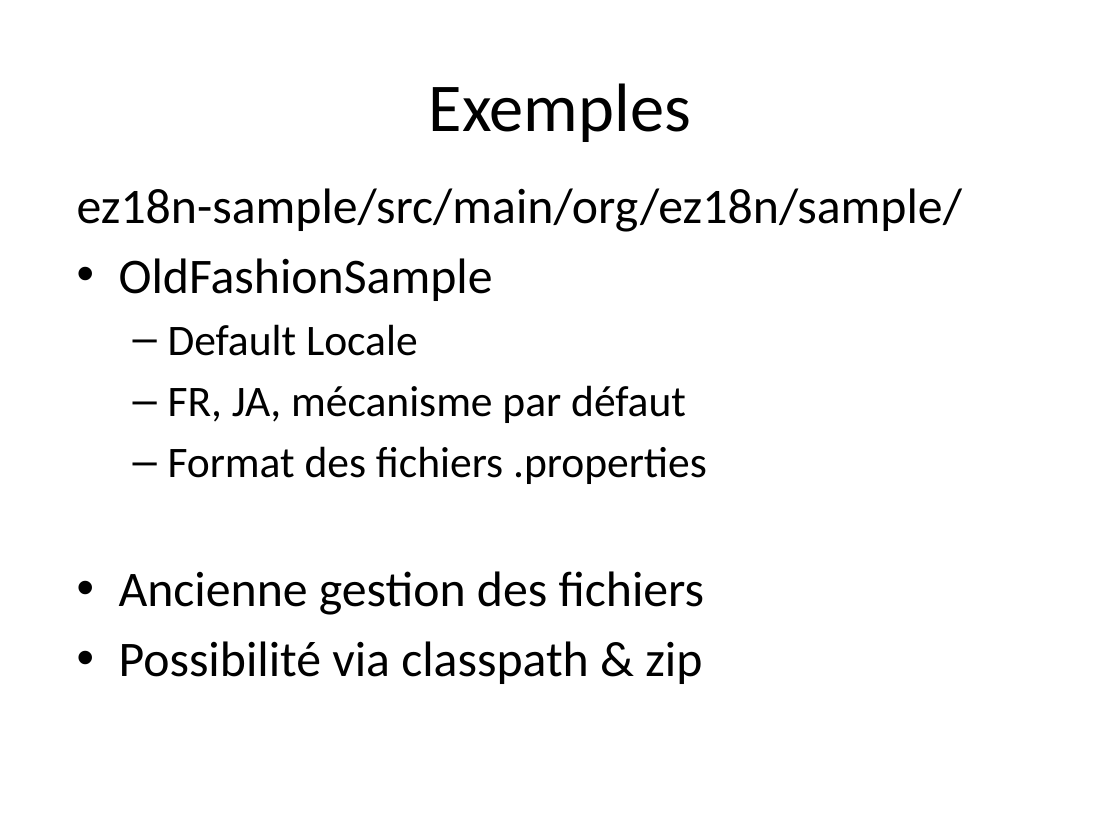
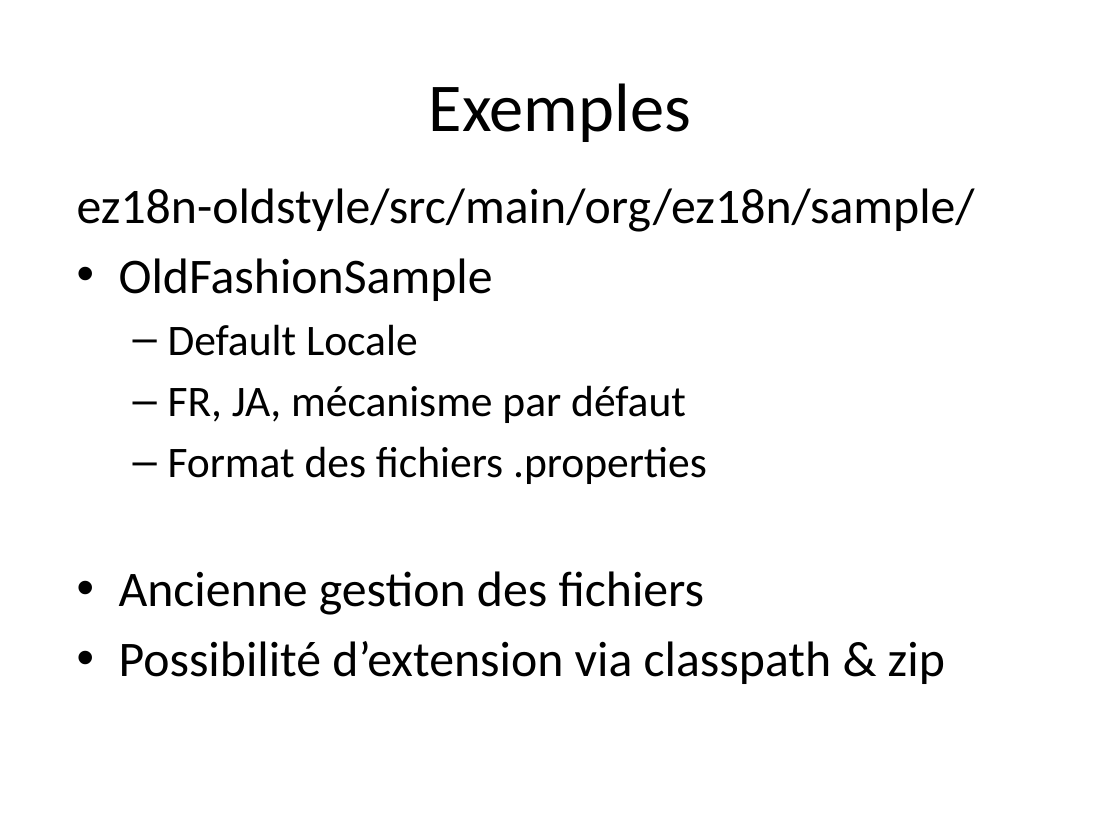
Before and after one commit to dbaeli/ez18n, a slide deck: slide 12 of ez18n-slides/ez18n_theorie.pptx (slide 15 before the commit). Drawn at 1120x840 pixels with LibreOffice and Linux fonts; fonts in the diff are those of the drawing; background and template pictures are left out. Boxes give left, top, right and bottom in pixels: in the first picture for what was removed or moved away, otherwise in the second. Text is boxed around its words. In the diff, an @@ line names an element or a change of style, - is before the commit and + after.

```diff
--- a/ez18n-slides/ez18n_theorie.pptx
+++ b/ez18n-slides/ez18n_theorie.pptx
@@ text at (77,188,975,232): text changed @@
-ez18n-sample/src/main/org/ez18n/sample/
+ez18n-oldstyle/src/main/org/ez18n/sample/
@@ text at (119,641,945,684): text changed @@
-• Possibilité via classpath & zip
+• Possibilité d’extension via classpath & zip
```
Also in this commit, not shown: 7 other slides changed, 2 slides added, 4 slides removed, 1 other file.
